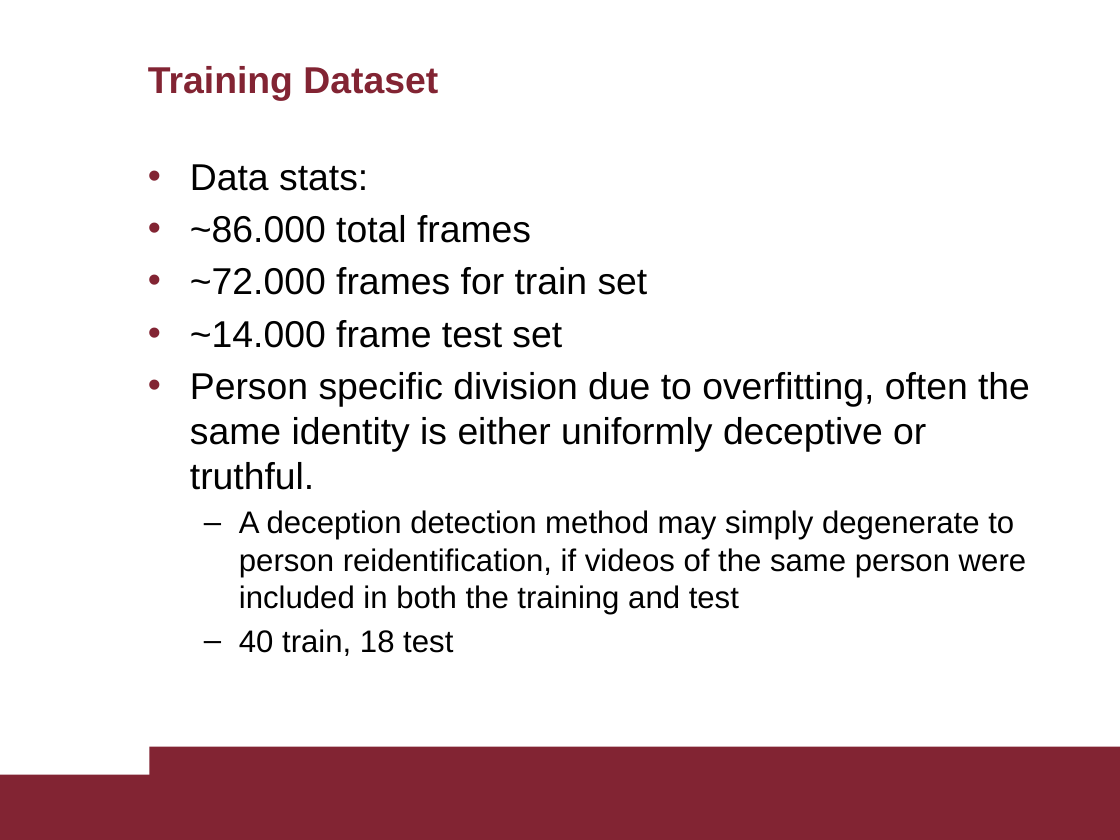
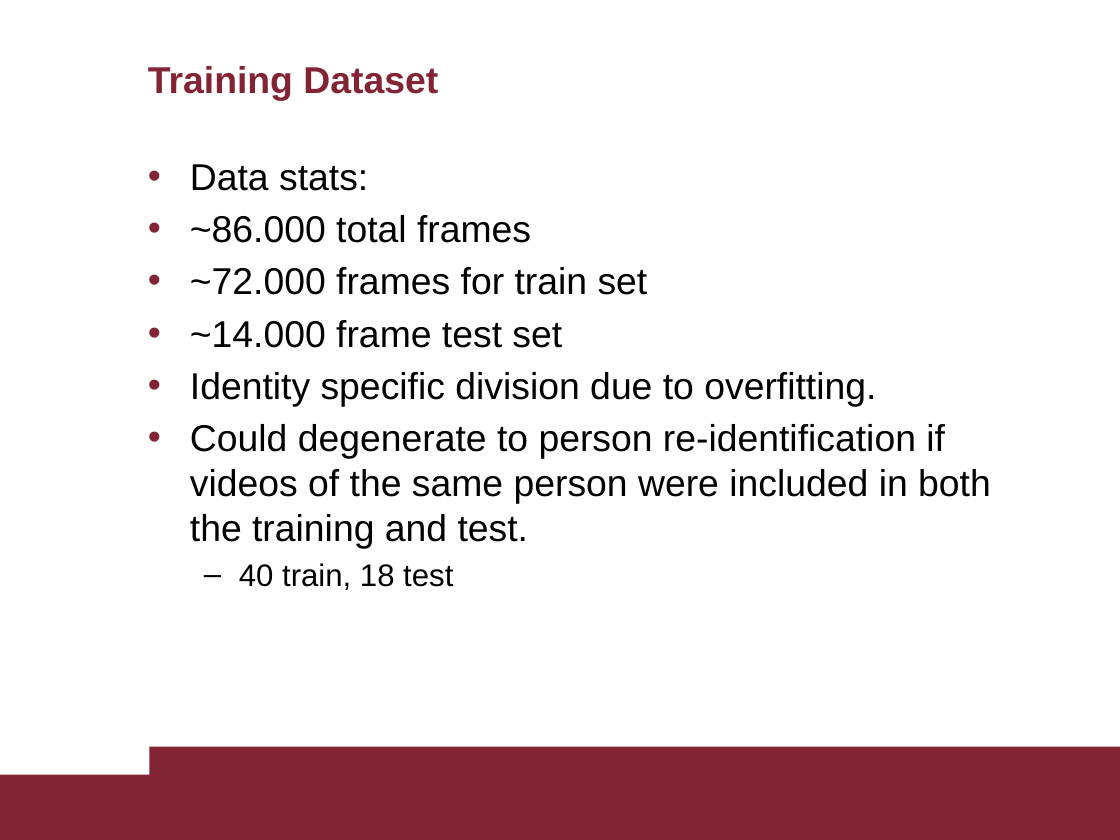
Before and after one commit to AscaL/thesis, a slide deck: slide 17 of Tesi Emanuele Orfanelli 1383726.pptx (slide 18 before the commit). Drawn at 1120x840 pixels with LibreOffice and Linux fonts; fonts in the diff are those of the drawing. Boxes give left, top, right and bottom in pixels: in the first picture for what was removed or moved away, otherwise in the second. Text is boxed around its words. In the diff, an @@ line names an element or a change of style, - is before the commit and + after.

```diff
--- a/Tesi Emanuele Orfanelli 1383726.pptx
+++ b/Tesi Emanuele Orfanelli 1383726.pptx
@@ text at box(190, 372, 991, 548): text changed; size 20 to 24 pt @@
-• Person specific division due to overfitting, often the same identity is either uniformly deceptive or truthful.
-  – A deception detection method may simply degenerate to person reidentification, if videos of the same person were included in both the training and test
+• Identity specific division due to overfitting.
+• Could degenerate to person re-identification if videos of the same person were included in both the training and test.
```
Also in this commit, not shown: 22 other slides changed, 1 slide added, 3 slides removed, 1 other file.
